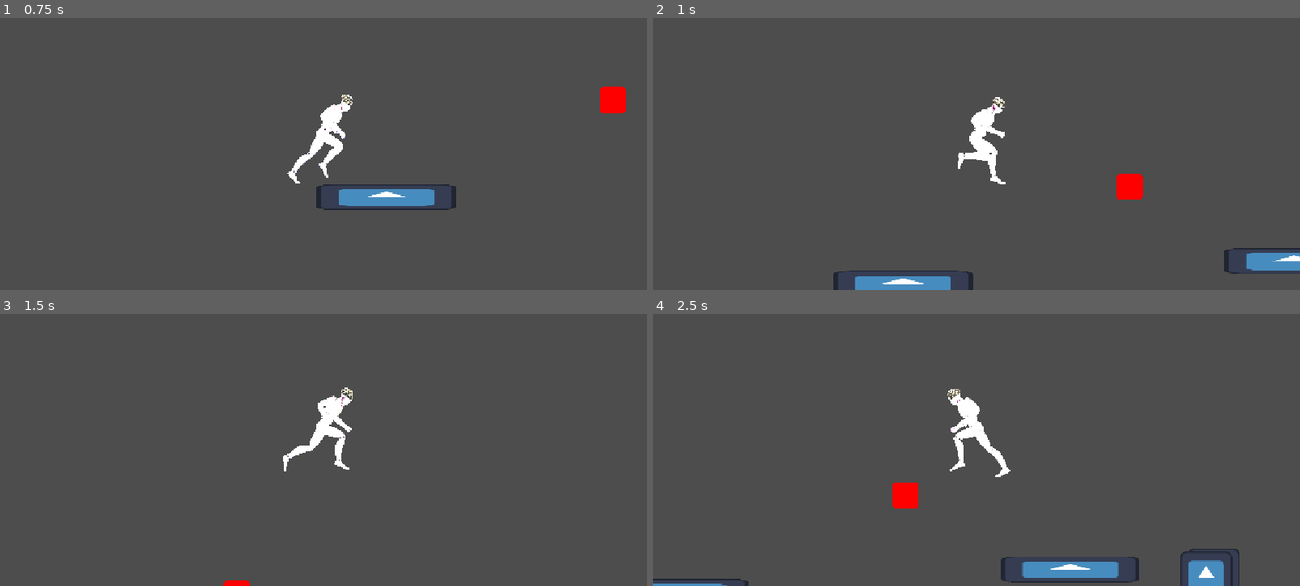
Above: before the commit, frames 1-4 (two rows, left to right).
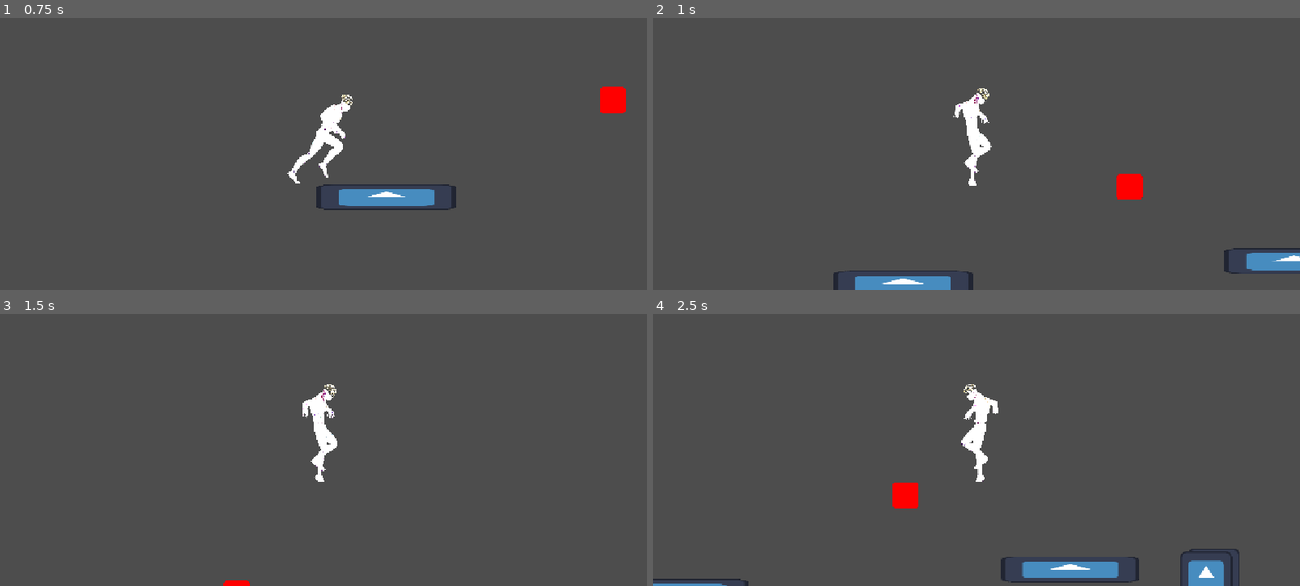
Above: after the commit, the same moments.

Repository: LoganG619/Wolfjam
Game: Godot game, scene res://Scenes/level_1.tscn
Two runs of this game, one before a commit and one after it. Both use one fixed random seed, a clock stepped at 60 frames per second and the inputs below. The project has no main scene, so this scene is started directly. The engine's default icon, where the game draws it, is replaced by a stand-in: a white triangle on a blue panel in a dark square.
Inputs:
- Up to frame 1 (0.75 s): hold D (MoveRight) from 0.53 s (still down); hold Shift (Sprint) from 0.53 s (still down)
- Up to frame 2 (1 s): keep holding D (MoveRight); keep holding Shift (Sprint); tap Space (Jump) at 0.77, 0.8 s
- Up to frame 3 (1.5 s): keep holding D (MoveRight); tap Space (Jump) at 1.07, 1.35 s; release Shift (Sprint) at 1.28 s
- Up to frame 4 (2.5 s): tap Space (Jump) at 1.52, 1.82, 2.3 s; tap Shift (Sprint) at 1.55 s; release D (MoveRight) at 2.03 s; hold A (MoveLeft) from 2.03 s (still down); tap Ctrl (Dash) at 2.1 s

Frame 1 is identical in both runs. In frame 2, 1.0% of the frame differs, in the area x 46-55%, y 25-62%; in frame 3, 1.2%; in frame 4, 1.2%, in the area x 45-56%, y 25-62%.

Commit message:
Animation and fix
Fixed falling platforms, added jump animation

Diff:
--- a/Characters/main_player.tscn
+++ b/Characters/main_player.tscn
@@ -1,7 +1,7 @@
 [gd_scene format=3 uid="uid://cxsckewyeq4xr"]
 
 [ext_resource type="Script" uid="uid://dyfuj65i55bqj" path="res://Characters/player.gd" id="1_34sme"]
-[ext_resource type="PackedScene" uid="uid://ctsgq4wlqq3ld" path="res://Assets/Character proto.glb" id="2_rhlke"]
+[ext_resource type="PackedScene" uid="uid://ctsgq4wlqq3ld" path="res://Assets/Character/Character proto.glb" id="2_rhlke"]
 
 [sub_resource type="RectangleShape2D" id="RectangleShape2D_gsamf"]
 size = Vector2(180.00003, 855.99994)
--- a/Characters/player.gd
+++ b/Characters/player.gd
@@ -35,8 +35,10 @@
 	# Jumping
 	if Input.is_action_just_pressed("Jump") and is_on_floor():
 		velocity.y = jumpVelocity
+		anim.play("Armature|Jump")
 	if Input.is_action_just_pressed("Jump") and !is_on_floor() and !doubleJumped and doubleJump_enabled:
 		velocity.y = jumpVelocity
+		anim.play("Armature|Jump")
 		doubleJumped = true
 
 	# Movement
@@ -66,10 +68,12 @@
 			if sprinting == true:
 				# Accelerate towards max_speed
 				velocity.x = move_toward(velocity.x, direction * max_speed, acceleration * delta)
-				anim.play("Armature|Sprint")
+				if velocity.y == 0:
+					anim.play("Armature|Sprint")
 			else:
 				velocity.x = move_toward(velocity.x, direction * max_speed/3, acceleration * delta)
-				anim.play("Armature|Sprint")
+				if velocity.y == 0:
+					anim.play("Armature|Sprint")
 		else:
 			# Decelerate to a stop
 			velocity.x = move_toward(velocity.x, 0, deceleration * delta)
@@ -85,7 +89,8 @@
 			_coyote_timer = 0.0  # Consume the coyote time
 	else:
 		velocity.x = move_toward(velocity.x, 0, max_speed)
-		anim.play("Armature|Idle")
+		if velocity.y == 0:
+			anim.play("Armature|Idle")
 	move_and_slide()
 
 func die():
--- a/Objects/bouncy_platform.gd
+++ b/Objects/bouncy_platform.gd
@@ -1,4 +1,5 @@
 extends RigidBody2D
+@export var color: Color
 
 
 # Called when the node enters the scene tree for the first time.
@@ -8,7 +9,14 @@
 
 # Called every frame. 'delta' is the elapsed time since the previous frame.
 func _process(delta: float) -> void:
-	pass
+	if Globals.curColor == color:
+		var tween = get_tree().create_tween()
+		tween.tween_property(self, "modulate:a", 1.0, .3)
+		tween.play()
+	else:
+		var tween = get_tree().create_tween()
+		tween.tween_property(self, "modulate:a", 0.0, .3)
+		tween.play()
 
 
 func _on_area_2d_body_entered(body: Node2D) -> void:
--- a/Objects/falling_platform.tscn
+++ b/Objects/falling_platform.tscn
@@ -15,6 +15,7 @@
 [node name="FallingPlatform" type="Node2D" unique_id=270998160]
 script = ExtResource("1_pm671")
 fall_distance = 60000.0
+fall_duration = 10.0
 
 [node name="AnimatableBody2D" type="AnimatableBody2D" parent="." unique_id=625410876]
 
--- a/Objects/spike.gd
+++ b/Objects/spike.gd
@@ -9,9 +9,13 @@
 # Called every frame. 'delta' is the elapsed time since the previous frame.
 func _process(delta: float) -> void:
 	if Globals.curColor == color:
-		visible = true
+		var tween = get_tree().create_tween()
+		tween.tween_property(self, "modulate:a", 1.0, .3)
+		tween.play()
 	else:
-		visible = false
+		var tween = get_tree().create_tween()
+		tween.tween_property(self, "modulate:a", 0.0, .3)
+		tween.play()
 
 
 func _on_body_entered(body: Node2D) -> void:
--- a/Scenes/level_1.tscn
+++ b/Scenes/level_1.tscn
@@ -6,6 +6,7 @@
 [ext_resource type="PackedScene" uid="uid://cxsckewyeq4xr" path="res://Characters/main_player.tscn" id="4_6444e"]
 [ext_resource type="PackedScene" uid="uid://dbqwrukmrtwcx" path="res://Objects/falling_platform.tscn" id="5_evi0p"]
 [ext_resource type="PackedScene" uid="uid://c4atxanv05bgw" path="res://Objects/moving_platform.tscn" id="6_lsmp6"]
+[ext_resource type="PackedScene" uid="uid://ds8jv1t3ygntl" path="res://Objects/bouncy_platform.tscn" id="7_lsmp6"]
 
 [node name="Level1" type="Node2D" unique_id=189787590]
 script = ExtResource("1_vk57k")
@@ -58,3 +59,6 @@
 
 [node name="FallingPlatform" parent="." unique_id=614237354 instance=ExtResource("5_evi0p")]
 position = Vector2(1574, 403)
+
+[node name="BouncyPlatform" parent="." unique_id=795339104 instance=ExtResource("7_lsmp6")]
+position = Vector2(-1513, 723)
